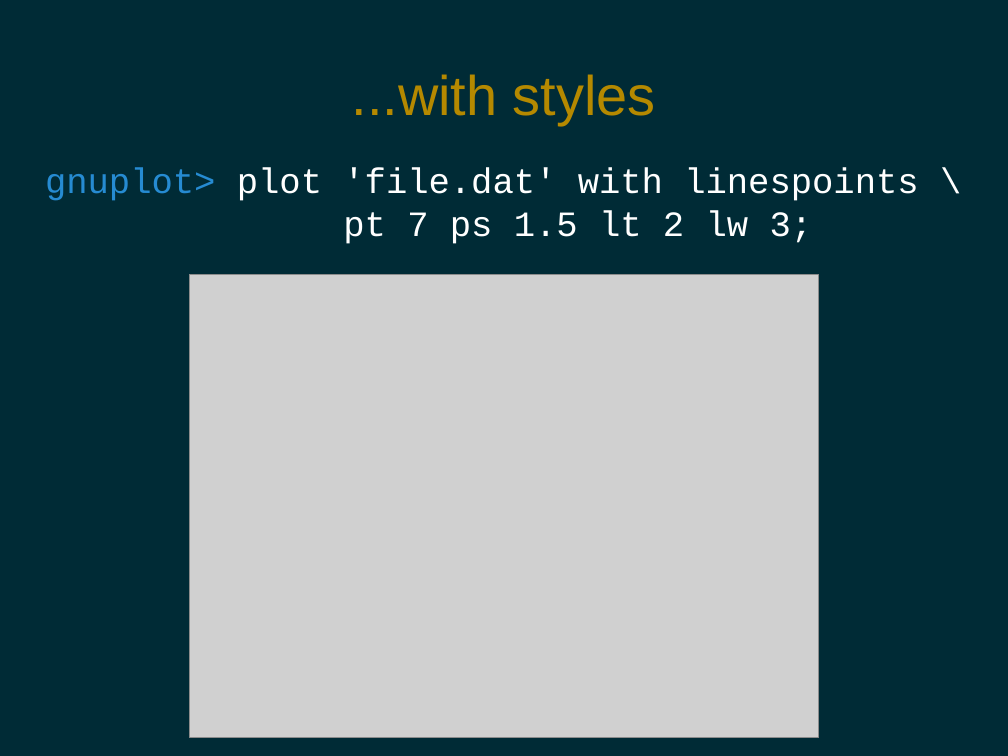
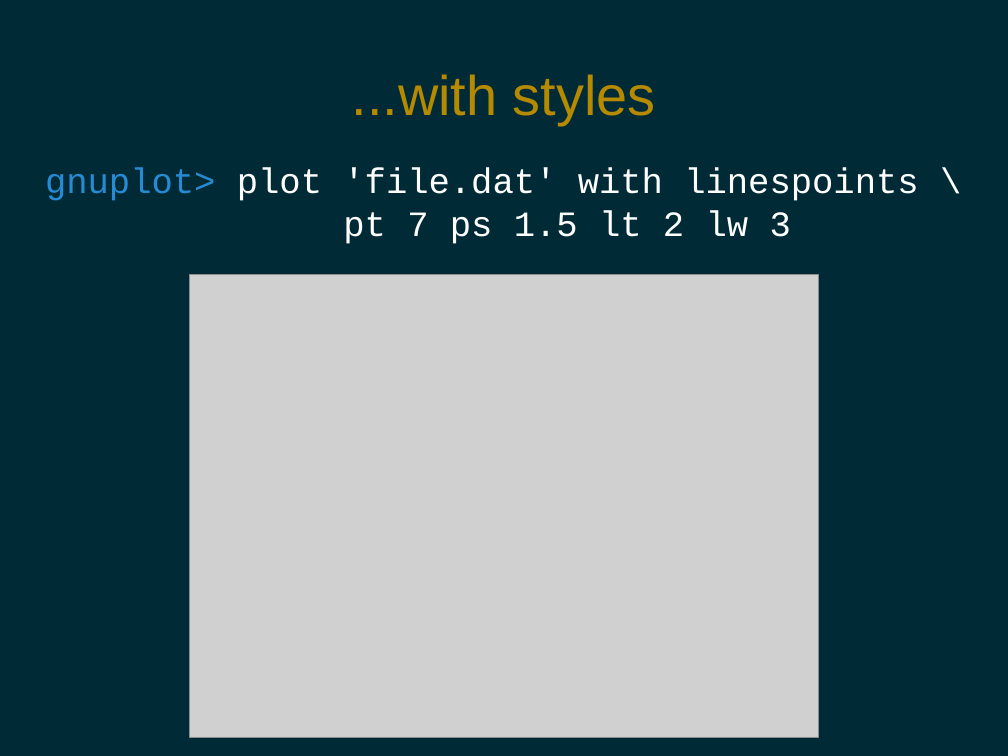
Before and after one commit to pdg137/gnuplot-pres, a slide deck: slide 11 of gnuplot.odp. Drawn at 1008x756 pixels with LibreOffice and Linux fonts; fonts in the diff are those of the drawing; grey boxes stand for pictures. Boxes give left, top, right and bottom in pixels: in the first picture for what was removed or moved away, otherwise in the second. Text is boxed around its words. In the diff, an @@ line names an element or a change of style, - is before the commit and + after.

```diff
--- a/gnuplot.odp
+++ b/gnuplot.odp
@@ text at (343, 211, 791, 244): text changed @@
-pt 7 ps 1.5 lt 2 lw 3;
+pt 7 ps 1.5 lt 2 lw 3
```
Also in this commit, not shown: 8 other slides changed, 2 slides added.
